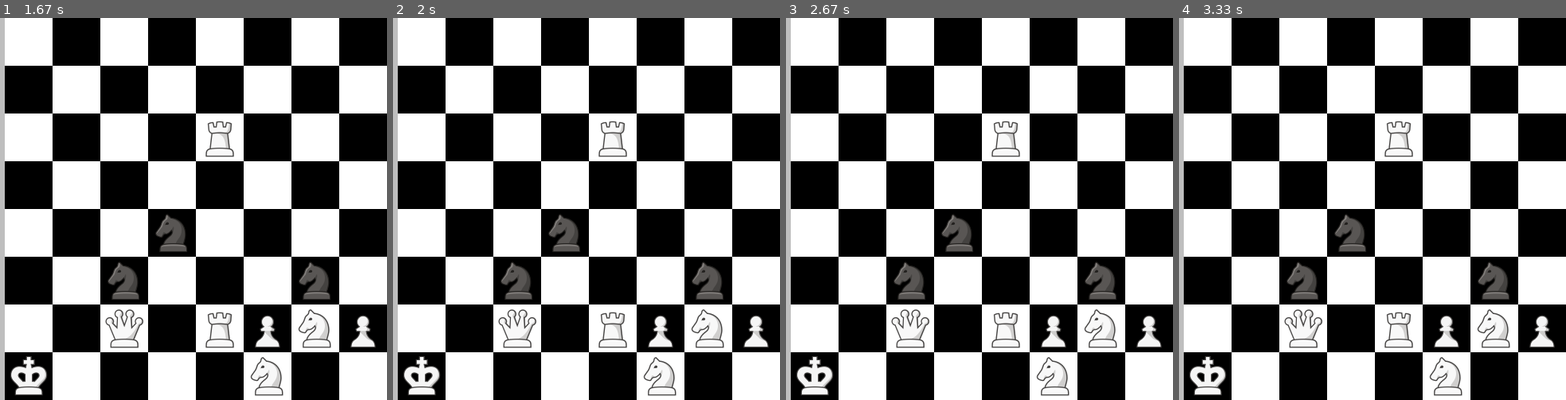
Above: before the commit, frames 1-4 (left to right).
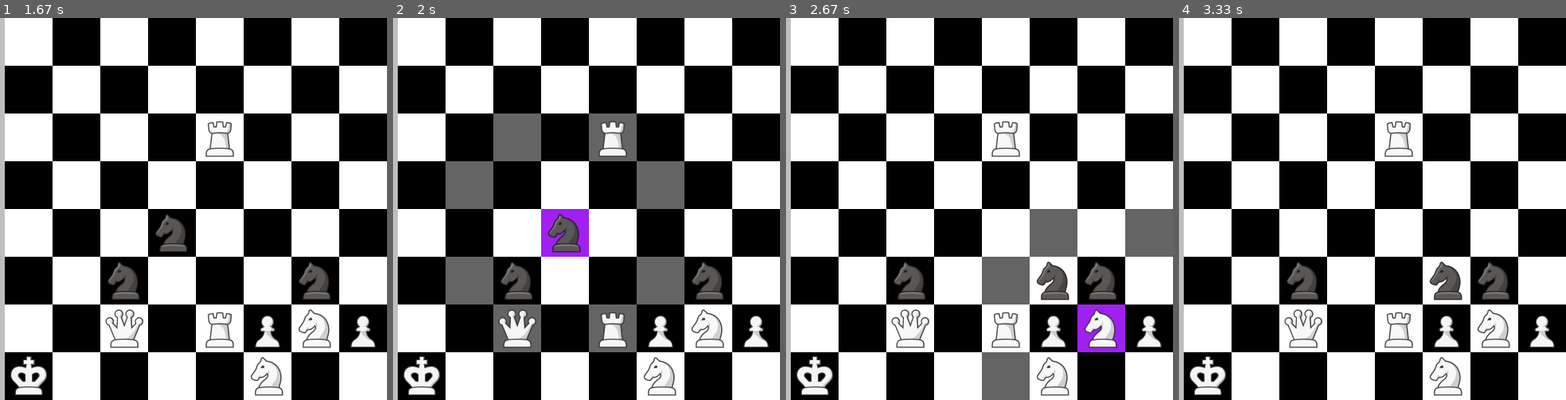
Above: after the commit, the same moments.

Repository: 0yassin/pyngin
Game: pygame game, started from src/main.py
The game is run twice, just before and just after one commit, with the same random seed, the same clock (stepped at 60 frames per second) and the same inputs.
Inputs (mouse positions are in pixels of both pictures, inside the frame that each line leads up to):
- Up to frame 1 (1.67 s): click (170, 209) at 0.38 s; click (212, 293) at 0.72 s; click (328, 342) at 1.05 s
- Up to frame 2 (2 s): click (571, 251) at 1.88 s
- Up to frame 3 (2.67 s): click (1068, 270) at 2.22 s; click (1107, 308) at 2.55 s
- Up to frame 4 (3.33 s): click (1484, 201) at 2.88 s

Frame 1 is identical in both runs. In frame 2, 12% of the frame differs, in the area x 13-76%, y 25-88%; in frame 3, 8.3%; in frame 4, 1.1%.

Commit message:
fixed indentation

Diff:
--- a/src/main.py
+++ b/src/main.py
@@ -2,6 +2,8 @@
 import pygame
 from board import Board
 from moves import is_current_turn_piece
+
+play_as = "w"
 dark = (0,0,0)
 light = (255,255,255)
 sq_size = 60
@@ -44,27 +46,20 @@
             print(f"Error loading asset {path}: {e}")
 
 load_game_assets()
-
 selected_square = None
 selected_piece = (None, None)
 possible_moves = board.get_possible_moves()
-
-play_as = "w"
-
-
 while running:
     for event in pygame.event.get():
         if event.type == pygame.QUIT:
             running = False
-
         elif event.type == pygame.MOUSEBUTTONDOWN:
             mouse_x, mouse_y = pygame.mouse.get_pos()
             if mouse_x >= 60:
-                if play_as == board.turn:
+                #CHANGED FOR DEBUG
+                # if play_as == board.turn:
                     c = (mouse_x - 60) // sq_size
                     r = mouse_y // sq_size
-
-
                     if (selected_square, (r*8) + c ) in possible_moves:
                             board.make_move((selected_square, (r*8) + c))
                             selected_piece = (None, None)
@@ -72,18 +67,13 @@
                             possible_moves = board.get_possible_moves()
                     else:
                         selected_square = (r * 8) + c
-
-                        if is_current_turn_piece(board.state[selected_square], play_as):
+                        # CHANGED FOR DEBUG: board.turn instead of play_as
+                        if is_current_turn_piece(board.state[selected_square], board.turn):
                             selected_piece = (selected_square, board.state[selected_square])
 
                         else:
                             selected_piece = (None, None)
-
     screen.fill("purple")
-
-
-
-
     for r in range(8):
         for c in range(8):
             index = (r * 8) + c
@@ -91,15 +81,11 @@
                 color = light
             else:
                 color = dark
-
             if selected_piece[0] is not None:
                 if (selected_piece[0], index) in possible_moves:
                     color = (100, 100,100)
-
             if selected_piece[0] == index:
                 color = "purple"
-
-
             xpos_ = c*sq_size+60
             ypos_ = r*sq_size
             gui_board = pygame.draw.rect(screen, color, (xpos_, ypos_, sq_size, sq_size))
@@ -109,15 +95,11 @@
                 # pyrefly: ignore [bad-argument-type]
                 screen.blit(gui_pieces_table.get(board.state[index]), (xpos_, ypos_))
 
-
-
-    print(selected_piece)
-    print(selected_square)
+    # print(selected_piece)
+    # print(selected_square)
 
     pygame.draw.rect(screen, "gray", (0,0, sq_size, screen.get_height()))
-
     pygame.display.flip()
-
     clock.tick(60)
 
 pygame.quit()
--- a/src/moves.py
+++ b/src/moves.py
@@ -8,18 +8,15 @@
             pass
         elif abs(tar_square % 8 - index % 8) != 1 and abs(tar_square % 8 - index % 8) !=2:
             pass
-
         elif is_current_turn_piece(board.state[tar_square], turn):
             pass
         else:
             res.append((index, tar_square))
     return res
-
 def get_bishop_moves(board, index):
     res = []
     offsets = [-9, -7, 9, 7]
     start_col = index % 8
-
     for offset in offsets:
         tar_square =  index
         prev_col = start_col
@@ -27,12 +24,10 @@
             tar_square+=offset
             if tar_square > 63 or tar_square < 0:
                 break
-
             target_col = tar_square % 8
 
             if abs(target_col - prev_col) != 1:
                 break
-
             prev_col = target_col
             turn = 'w' if board.state[index] > 0 else 'b'
             if board.state[tar_square] == 0:
@@ -43,7 +38,6 @@
                 res.append((index, tar_square))
                 break
     return res
-
 def get_rook_moves(board, index):
     res = []
     offsets = [-8, 8, -1, 1]
@@ -56,13 +50,10 @@
             if tar_square > 63 or tar_square < 0:
                 break
             tar_col = tar_square % 8
-
             if offset in [1, -1] and abs(tar_col - prev_col) != 1:
                 break
-
             if offset in [-8, 8] and tar_col != prev_col:
                 break
-
             prev_col = tar_col
             turn = 'w' if board.state[index] > 0 else 'b'
             if board.state[tar_square] == 0:
@@ -92,7 +83,6 @@
         if board.state[tar_square] != 0:
             break
         res.append((index, tar_square))
-
     for offset in capt_offsets:
         tar_square = index + offset
         if tar_square > 63 or tar_square<0:
@@ -131,7 +121,6 @@
                 break
     return res
 
-
 def get_king_moves(board, index):
     offsets = [-8, 8, -1, 1,-9, -7, 9, 7]
     res = []
@@ -141,25 +130,16 @@
         turn = 'w' if board.state[index] > 0 else 'b'
         if tar_square>63 or tar_square<0:
             continue
-
         tar_col = tar_square % 8
-
         if offset in [-8, 8] and tar_col != start_col:
             continue
-
-
-
         if offset in [-9, -7, 9, 7, 1, -1] and abs(tar_col - start_col) != 1:
             continue
-
-
         if is_current_turn_piece(board.state[tar_square], turn):
             continue
         prev_col = tar_col
         res.append((index, tar_square))
     return res
-
-
 
 def get_psudo_moves(board):
     p_moves = []
@@ -180,8 +160,6 @@
                 p_moves.extend(get_king_moves(board, i))
     return p_moves
 
-
-
 def is_current_turn_piece(piece, turn):
     # piece > 0 means white
     if piece > 0 and turn == "w":
